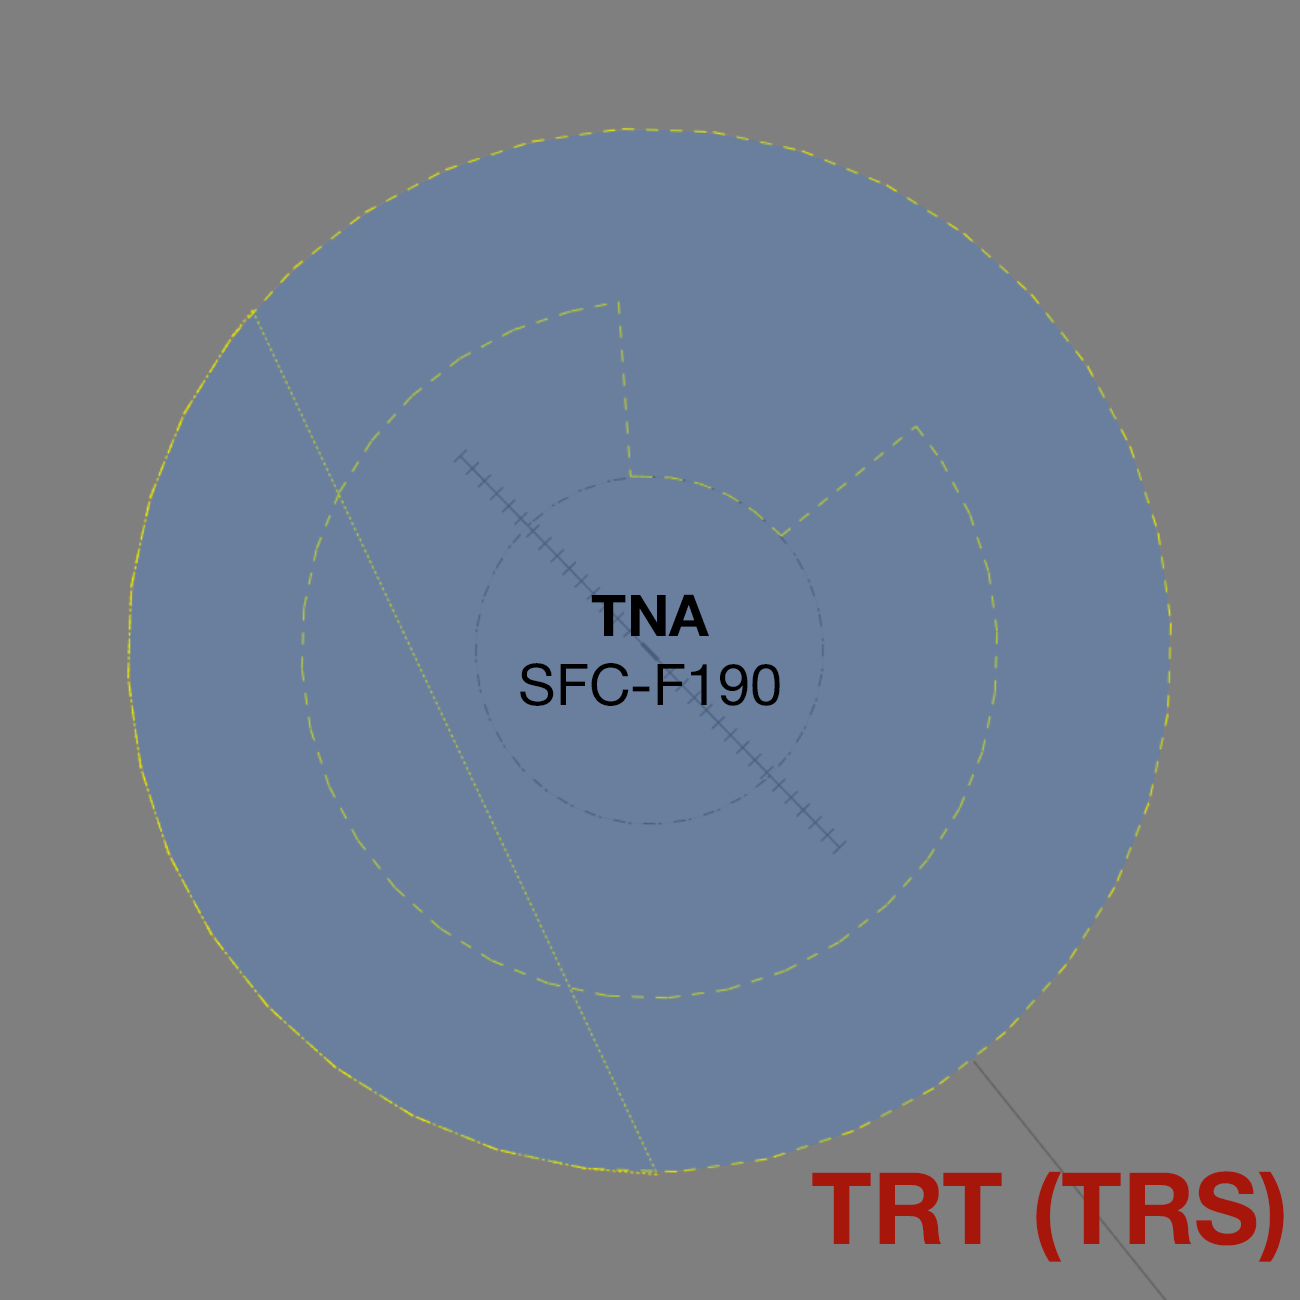
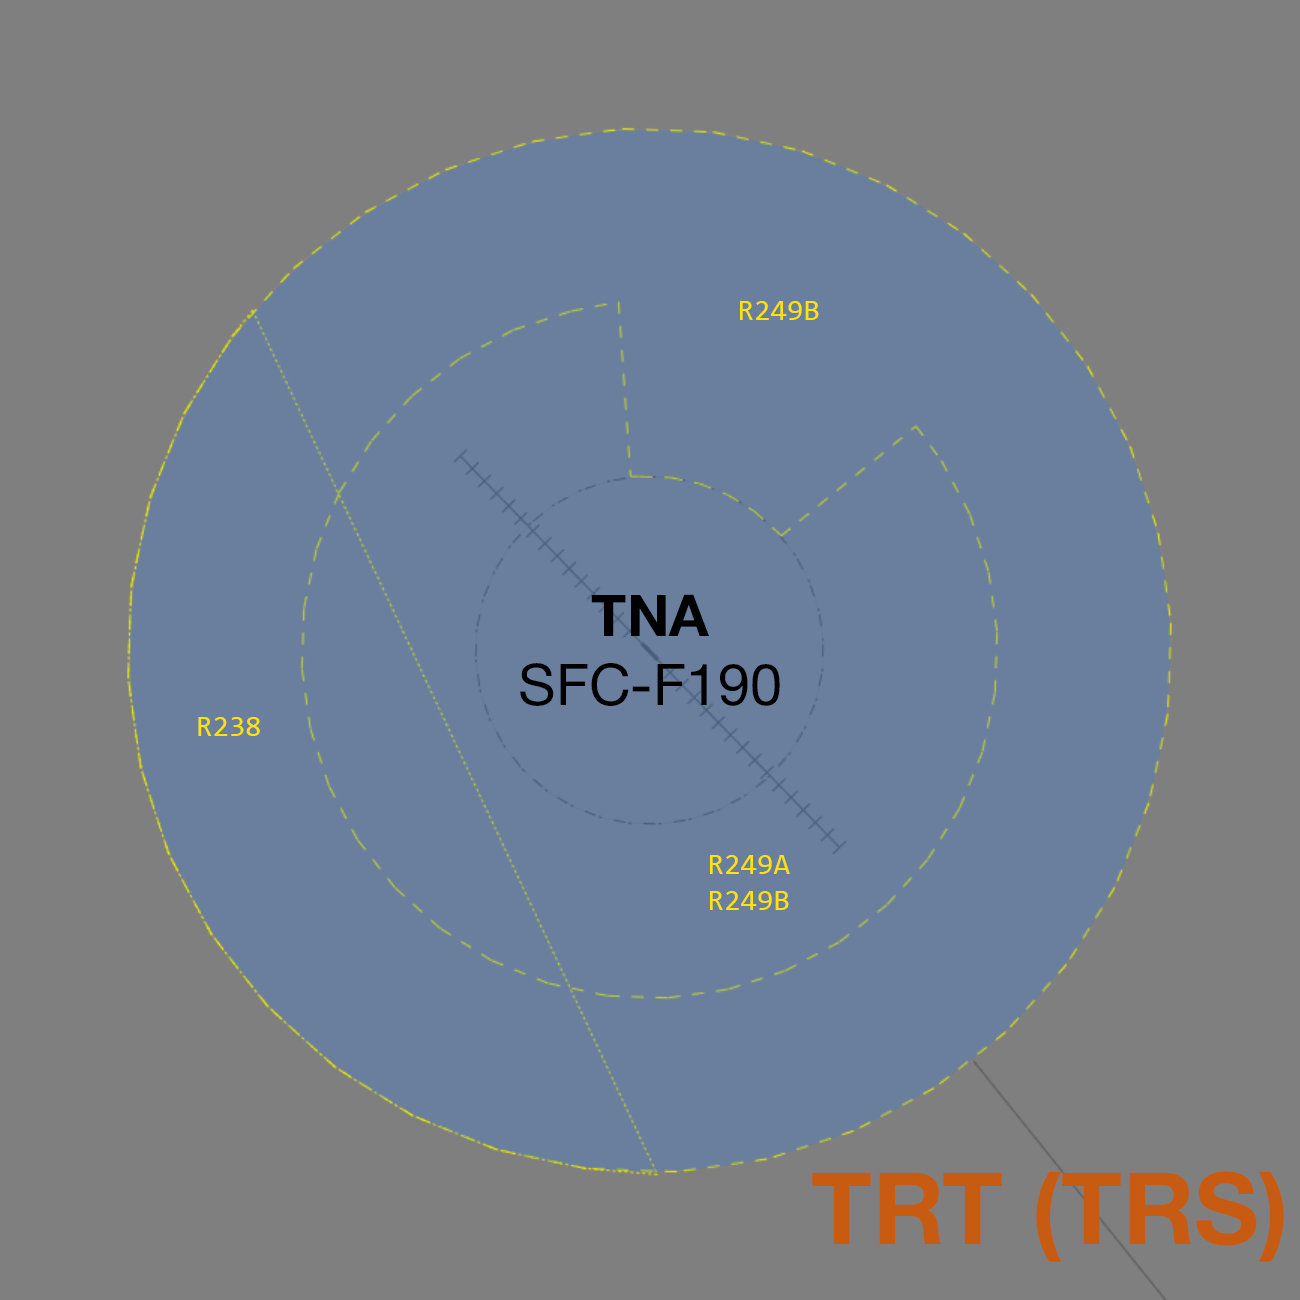
Layers edited between the first and the second 1300px x 1300px image:
showed group "Restricted Areas" (3 layers) over [198, 301, 819, 910]
painted on "TRT (TRS)" over [812, 1171, 1284, 1262]